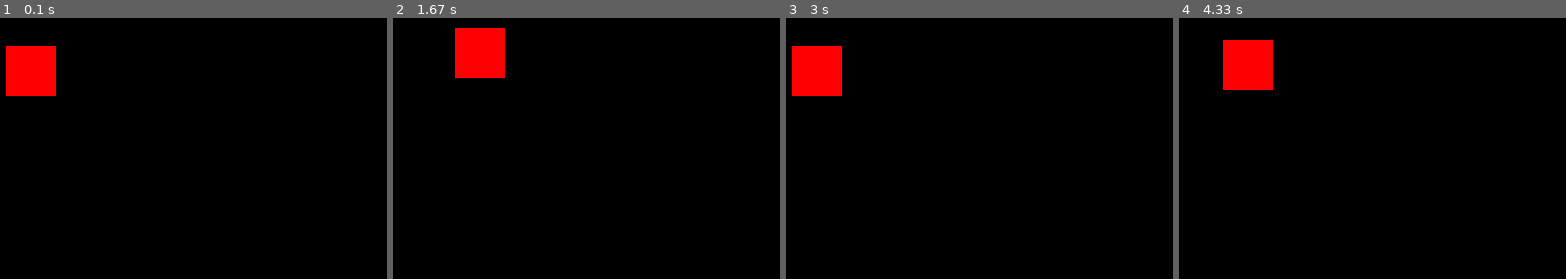
Above: before the commit, frames 1-4 (left to right).
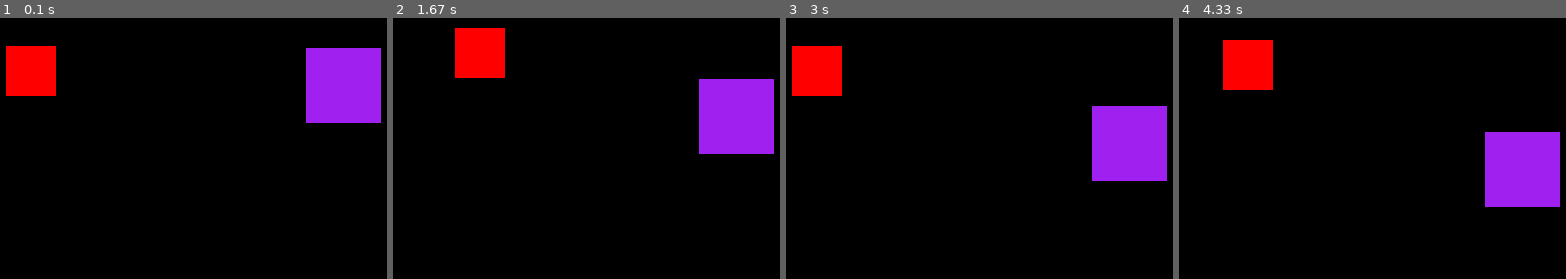
Above: after the commit, the same moments.

Repository: FRANCISCODANIEL03/Proyectos-PYTHON
Game: pygame game, started from JUEGO/pygame1.py
Two runs of this game, one before a commit and one after it. Both use one fixed random seed, a clock stepped at 60 frames per second and the inputs below.
Inputs:
- Up to frame 1 (0.1 s): no input
- Up to frame 2 (1.67 s): hold D 0.33-0.8 s; hold W 0.83-1.13 s; hold D 1.17-1.63 s
- Up to frame 3 (3 s): hold A 1.67-2.2 s; hold S 2.23-2.53 s; hold A 2.57-2.97 s
- Up to frame 4 (4.33 s): hold W 3-3.37 s; hold D 3.4-4.03 s; hold S from 4.07 s (still down)

The runs differ from the first frame. In frame 1, 5.6% of the frame differs, in the area x 79-99%, y 11-41%; in frame 2, 5.6%; in frame 3, 5.6%; in frame 4, 5.6%.

Commit message:
add enemigo for create new cube

Diff:
--- a/JUEGO/pygame1.py
+++ b/JUEGO/pygame1.py
@@ -1,5 +1,6 @@
 import pygame
 from personaje import Cubo
+from enemigo import Enemigo
 
 ANCHO = 800
 ALTO = 600
@@ -8,6 +9,10 @@
 jugando = True
 
 cubo = Cubo(100,100)
+
+enemigos = []
+
+enemigos.append(Enemigo(ANCHO/2, 100))
 
 def gestionar_teclas(teclas):
     if teclas[pygame.K_w]:
@@ -33,6 +38,10 @@
     VENTANA.fill("black")
     cubo.dibujar(VENTANA)
 
+    for enemigo in enemigos:
+        enemigo.dibujar(VENTANA)
+        enemigo.movimiento()
+
     pygame.display.update()
 
 quit()
